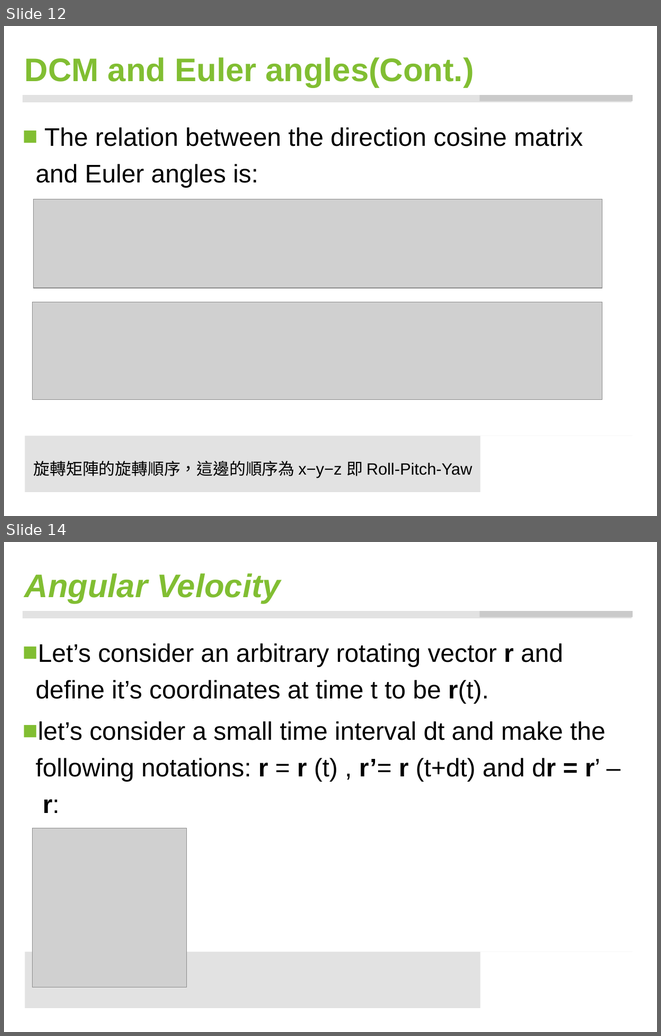
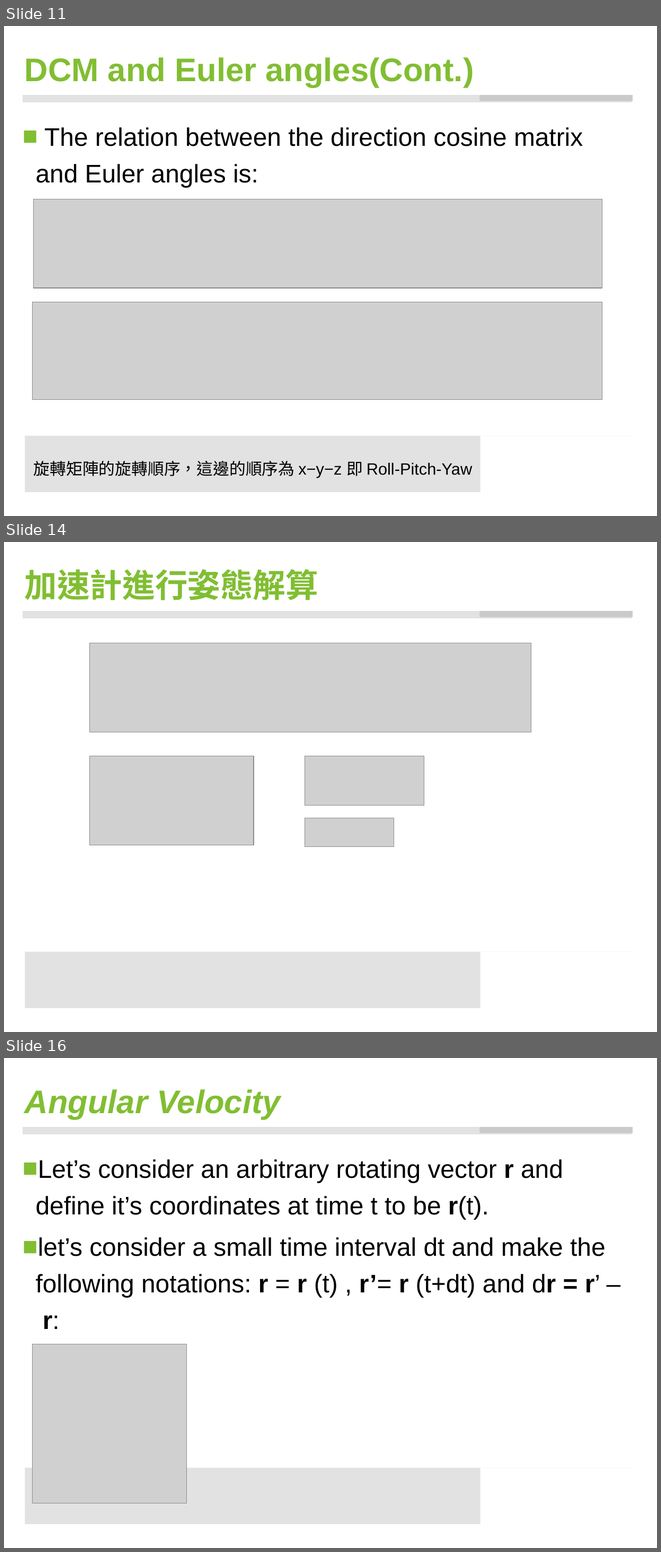
Before and after one commit to ccccjason/VR, a slide deck: data/my_dcm/DCM.pptx. Shown one above the other, each under a label of ours: slides 12 and 14 before the commit, slides 11, 14 and 16 after it; the slides between them are not shown. The pictures are 661x1036 and 661x1552 pixels, drawn with LibreOffice and Linux fonts; fonts in the diff are those of the drawing; grey boxes stand for pictures; background and template pictures are left out. Boxes give left, top, right and bottom in pixels: in the first picture for what was removed or moved away, otherwise in the second. Text is boxed around its words. In the diff, an @@ line names an element or a change of style, - is before the commit and + after.

```diff
--- a/data/my_dcm/DCM.pptx
+++ b/data/my_dcm/DCM.pptx
@@ slide 14 added at box(4, 542, 657, 1032), background #FFFFFF; not listed: 4 template elements that a slide beside it also shows @@
@@ title added at box(25, 569, 318, 600), 36 pt, text #81BE32, bold @@
+加速計進行姿態解算
@@ picture added at box(89, 643, 531, 732) @@
@@ picture added at box(89, 756, 254, 845) @@
@@ picture added at box(305, 756, 424, 806) @@
@@ picture added at box(305, 818, 395, 846) @@
@@ what was slide 12 is now slide 11 @@
@@ what was slide 14 is now slide 16 @@
```
Also in this commit, not shown: 2 slides changed, 3 other slides added, 2 slides removed.
